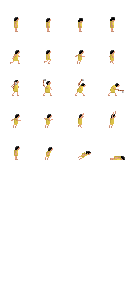
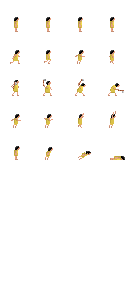
Revision of a layered 128 x 288 image; what changed, layer by layer:
painted on "guy" over [46, 17, 115, 28]
